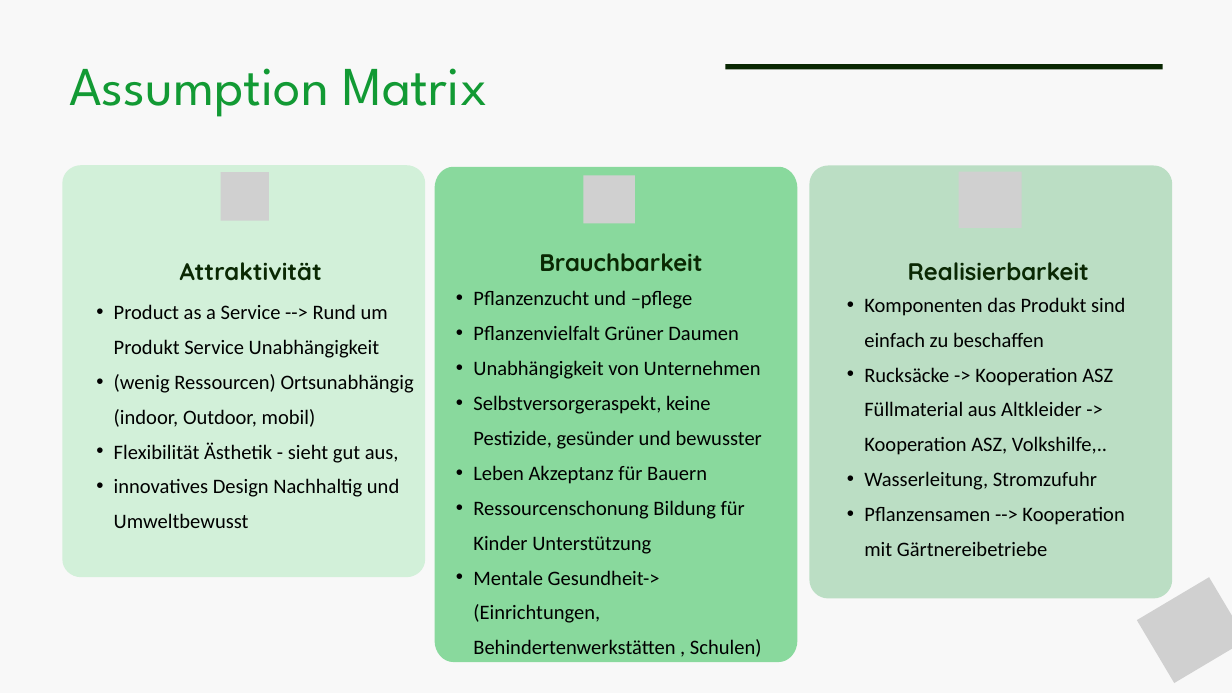
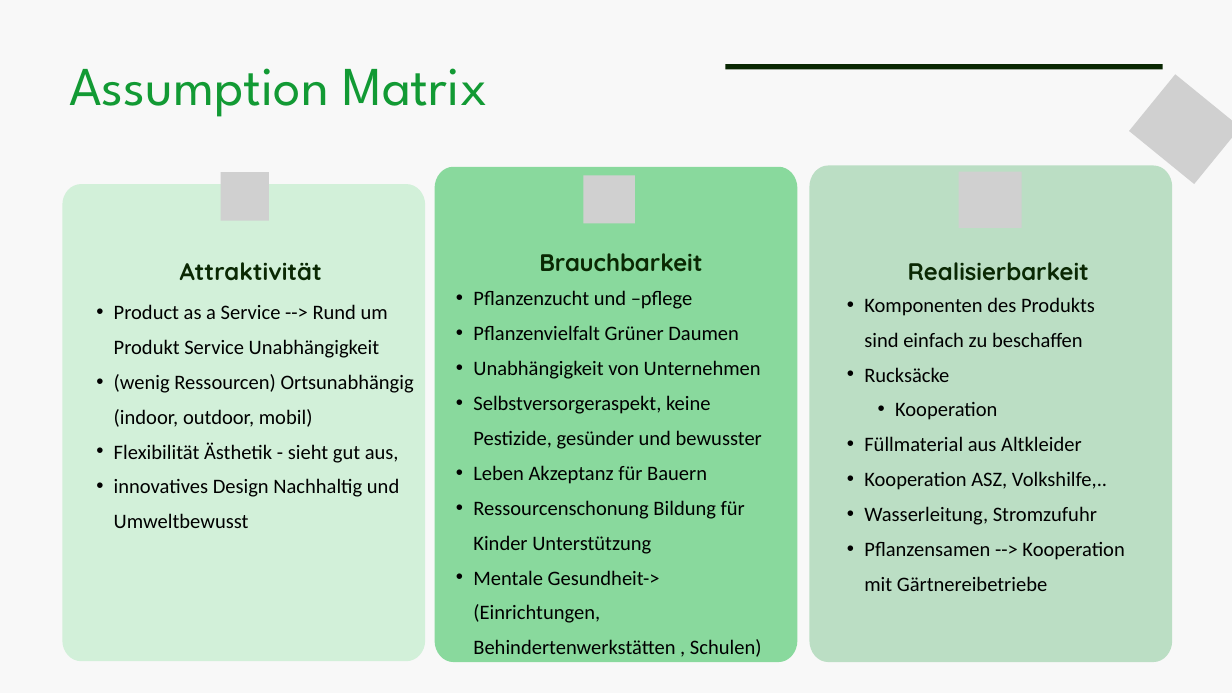
Before and after one commit to plant2go/design, a slide deck: slide 6 of praesentation/Plant2Go_Presentation_07112024.pptx. Drawn at 1232x693 pixels with LibreOffice and Linux fonts; fonts in the diff are those of the drawing; grey boxes stand for pictures. Boxes give left, top, right and bottom in pixels: in the first picture for what was removed or moved away, otherwise in the second. Text is boxed around its words. In the diff, an @@ line names an element or a change of style, - is before the commit and + after.

Commit message:
added image source and layout adjustments

```diff
--- a/praesentation/Plant2Go_Presentation_07112024.pptx
+++ b/praesentation/Plant2Go_Presentation_07112024.pptx
@@ picture added at [1129, 74, 1232, 184] @@
@@ freeform shape: place and size @@
-freeform shape at [809, 166, 1172, 599]
+freeform shape at [809, 166, 1172, 662]
@@ freeform shape: place and size @@
-freeform shape at [62, 165, 425, 577]
+freeform shape at [62, 184, 425, 662]
@@ text at [864, 297, 1107, 490]: text changed @@
-  • Komponenten das Produkt sind einfach zu beschaffen
-  • Rucksäcke -> Kooperation ASZ Füllmaterial aus Altkleider -> Kooperation ASZ, Volkshilfe,..
+  • Komponenten des Produkts sind einfach zu beschaffen
+  • Rucksäcke
+    • Kooperation
+  • Füllmaterial aus Altkleider
+  • Kooperation ASZ, Volkshilfe,..
@@ text at [114, 374, 414, 427]: text changed @@
-  • (wenig Ressourcen) Ortsunabhängig (indoor, Outdoor, mobil)
+  • (wenig Ressourcen) Ortsunabhängig (indoor, outdoor, mobil)
@@ picture removed at [1137, 578, 1232, 683] @@
```
Also in this commit, not shown: 2 other slides changed.
